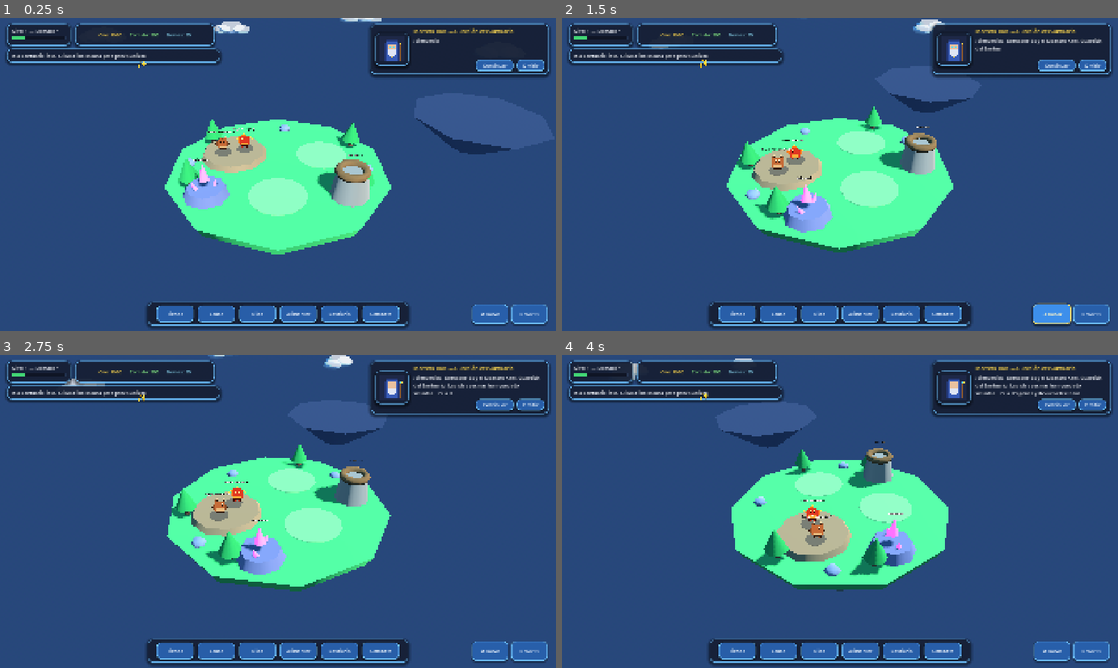
Above: before the commit, frames 1-4 (two rows, left to right).
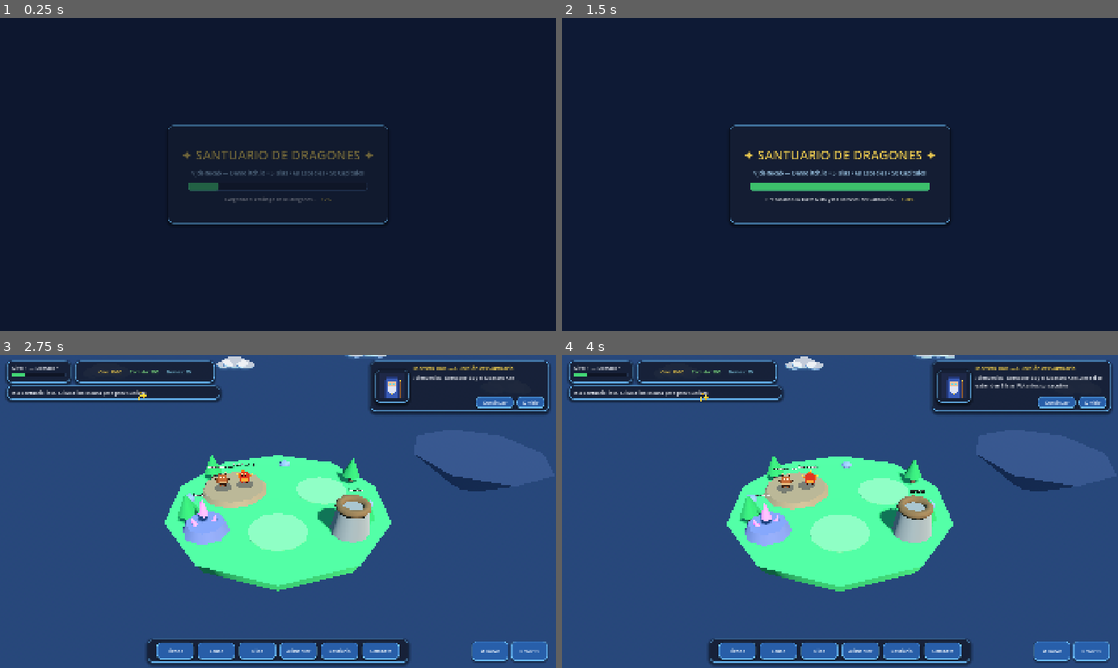
Above: after the commit, the same moments.

Repository: recab535/VJdeRecab
Game: Godot game, scene res://scenes/ui/loading_screen.tscn
The game is run twice, just before and just after one commit, with the same random seed, the same clock (stepped at 60 frames per second) and the same inputs. Before the commit the project starts from res://scenes/main.tscn.
Inputs (mouse positions are in pixels of both pictures, inside the frame that each line leads up to):
- Up to frame 1 (0.25 s): no input
- Up to frame 2 (1.5 s): tap Enter at 0.5 s; move the mouse to (962, 158) at 0.52 s; hold Right 0.53-1.25 s; tap Q at 0.6 s; click (962, 158) at 0.67 s; click (1051, 315) at 1.25 s, where only the run before the commit has a clickable "↺ Rotar"
- Up to frame 3 (2.75 s): drag from (166, 527) to (250, 574) at 2.02 s
- Up to frame 4 (4 s): move the mouse to (895, 442) at 2.77 s; hold Right 2.78-3.5 s; tap Q at 2.85 s; click (895, 442) at 2.92 s; drag from (812, 574) to (673, 464) at 3.52 s

The runs differ from the first frame. In frame 1, 91% of the frame differs, in the area x 0-100%, y 0-100%; in frame 2, 91%; in frame 3, 11%; in frame 4, 12%.

Commit message:
feat(Fase 2): pantalla de carga animada y tutorial de Maestro Kael actualizado

Diff:
--- a/project.godot
+++ b/project.godot
@@ -15,7 +15,7 @@
 [application]
 
 config/name="VJdeRecab"
-run/main_scene="res://scenes/main.tscn"
+run/main_scene="res://scenes/ui/loading_screen.tscn"
 config/features=PackedStringArray("4.7", "Forward Plus")
 
 [autoload]
--- /dev/null
+++ b/scenes/ui/loading_screen.tscn
@@ -0,0 +1,90 @@
+[gd_scene load_steps=3 format=3]
+
+[ext_resource type="Script" path="res://scripts/ui/loading_screen.gd" id="1_load"]
+[ext_resource type="Theme" path="res://assets/ui/game_theme.tres" id="2_theme"]
+
+[node name="LoadingScreen" type="Control"]
+layout_mode = 3
+anchors_preset = 15
+anchor_right = 1.0
+anchor_bottom = 1.0
+grow_horizontal = 2
+grow_vertical = 2
+theme = ExtResource("2_theme")
+script = ExtResource("1_load")
+
+[node name="BgColor" type="ColorRect" parent="."]
+layout_mode = 1
+anchors_preset = 15
+anchor_right = 1.0
+anchor_bottom = 1.0
+grow_horizontal = 2
+grow_vertical = 2
+color = Color(0.06, 0.11, 0.22, 1)
+
+[node name="CenterBox" type="CenterContainer" parent="."]
+layout_mode = 1
+anchors_preset = 15
+anchor_right = 1.0
+anchor_bottom = 1.0
+grow_horizontal = 2
+grow_vertical = 2
+
+[node name="PanelLogo" type="PanelContainer" parent="CenterBox"]
+custom_minimum_size = Vector2(760, 340)
+layout_mode = 2
+
+[node name="LogoBox" type="VBoxContainer" parent="CenterBox/PanelLogo"]
+unique_name_in_owner = true
+layout_mode = 2
+theme_override_constants/separation = 18
+alignment = 1
+
+[node name="LblEmblema" type="Label" parent="CenterBox/PanelLogo/LogoBox"]
+layout_mode = 2
+theme_override_colors/font_color = Color(1, 0.86, 0.34, 1)
+theme_override_font_sizes/font_size = 44
+text = "✦ SANTUARIO DE DRAGONES ✦"
+horizontal_alignment = 1
+
+[node name="LblSubtitulo" type="Label" parent="CenterBox/PanelLogo/LogoBox"]
+layout_mode = 2
+theme_override_colors/font_color = Color(0.68, 0.86, 1, 1)
+theme_override_font_sizes/font_size = 20
+text = "VJdeRecab — Demo itch.io • 5 Islas • 68 Especies • 50 Capítulos"
+horizontal_alignment = 1
+
+[node name="PbCarga" type="ProgressBar" parent="CenterBox/PanelLogo/LogoBox"]
+unique_name_in_owner = true
+custom_minimum_size = Vector2(620, 28)
+layout_mode = 2
+size_flags_horizontal = 4
+max_value = 100.0
+show_percentage = false
+
+[node name="HBoxInfo" type="HBoxContainer" parent="CenterBox/PanelLogo/LogoBox"]
+layout_mode = 2
+theme_override_constants/separation = 16
+alignment = 1
+
+[node name="LblTip" type="Label" parent="CenterBox/PanelLogo/LogoBox/HBoxInfo"]
+unique_name_in_owner = true
+layout_mode = 2
+text = "Cargando el catálogo de 68 dragones..."
+
+[node name="LblPorcentaje" type="Label" parent="CenterBox/PanelLogo/LogoBox/HBoxInfo"]
+unique_name_in_owner = true
+layout_mode = 2
+theme_override_colors/font_color = Color(1, 0.88, 0.36, 1)
+text = "0%"
+
+[node name="FadeOverlay" type="ColorRect" parent="."]
+unique_name_in_owner = true
+layout_mode = 1
+anchors_preset = 15
+anchor_right = 1.0
+anchor_bottom = 1.0
+grow_horizontal = 2
+grow_vertical = 2
+mouse_filter = 2
+color = Color(0.03, 0.05, 0.1, 0)
--- /dev/null
+++ b/scripts/ui/loading_screen.gd
@@ -0,0 +1,60 @@
+extends Control
+
+## Pantalla de carga inicial con barra de progreso animada y transición suave a scenes/main.tscn.
+
+const MAIN_SCENE_PATH: String = "res://scenes/main.tscn"
+const TIPS: Array[String] = [
+	"Cargando el catálogo de 68 dragones...",
+	"Alineando las 5 Islas Flotantes en el horizonte...",
+	"Encendiendo los cristales del Adoratorio de Cría...",
+	"Preparando la Torre Nido y las Parcelas del Santuario..."
+]
+
+@onready var pb_carga: ProgressBar = %PbCarga
+@onready var lbl_tip: Label = %LblTip
+@onready var lbl_porcentaje: Label = %LblPorcentaje
+@onready var fade_overlay: ColorRect = %FadeOverlay
+@onready var logo_box: VBoxContainer = %LogoBox
+
+var _progress: float = 0.0
+var _transitioning: bool = false
+
+
+func _ready() -> void:
+	if pb_carga:
+		pb_carga.value = 0.0
+	if fade_overlay:
+		fade_overlay.color = Color(0.03, 0.05, 0.1, 1.0)
+		var tw_in: Tween = create_tween()
+		tw_in.tween_property(fade_overlay, "color:a", 0.0, 0.35)
+	if logo_box:
+		logo_box.modulate.a = 0.0
+		var tw_logo: Tween = create_tween()
+		tw_logo.tween_property(logo_box, "modulate:a", 1.0, 0.45)
+
+
+func _process(delta: float) -> void:
+	if _transitioning:
+		return
+
+	_progress = minf(100.0, _progress + delta * 68.0)
+	if pb_carga:
+		pb_carga.value = _progress
+	if lbl_porcentaje:
+		lbl_porcentaje.text = "%d%%" % int(round(_progress))
+
+	var tip_idx: int = clampi(int(_progress / 26.0), 0, TIPS.size() - 1)
+	if lbl_tip:
+		lbl_tip.text = TIPS[tip_idx]
+
+	if _progress >= 100.0:
+		_transitioning = true
+		_go_to_main()
+
+
+func _go_to_main() -> void:
+	if fade_overlay:
+		var tw: Tween = create_tween()
+		tw.tween_property(fade_overlay, "color:a", 1.0, 0.3)
+		await tw.finished
+	get_tree().change_scene_to_file(MAIN_SCENE_PATH)
--- a/scripts/ui/tutorial_dialog.gd
+++ b/scripts/ui/tutorial_dialog.gd
@@ -16,35 +16,41 @@
 const STEPS: Array[Dictionary] = [
 	{
 		"mode": "button",
-		"text": "¡Bienvenido, Domador! Soy el Maestro Kael, Guardián del Santuario. Las islas vecinas han quedado selladas... Cría dragones y devuélveles la luz.",
+		"text": "¡Bienvenido, Domador! Soy el Maestro Kael. Ante ti se extienden 5 Islas Flotantes consecutivas, cada una con 4 parcelas ampliables y obstáculos que podrás despejar con Oro o Gemas.",
 		"arrow_pos": Vector2(460, 120),
 		"arrow_text": "✨"
 	},
 	{
+		"mode": "button",
+		"text": "Tu isla ya cuenta con un Hábitat inicial, el Adoratorio de Cría, la Torre Nido y estructuras especiales. Sube tu Nivel ganando EXP para desbloquear parcelas, islas y capítulos.",
+		"arrow_pos": Vector2(220, 96),
+		"arrow_text": "⬆"
+	},
+	{
 		"mode": "action",
 		"action": "oro_o_alimentar",
-		"text": "Paso 1/4: Clica tu Hábitat de Tierra para recoger oro o usa el botón Alimentar para subir de nivel a un dragón.",
+		"text": "Paso 1/4: Clica tu Hábitat de Tierra para recoger oro o usa Alimentar para fortalecer a tu Dragón Terracota.",
 		"arrow_pos": Vector2(930, 910),
 		"arrow_text": "⬇"
 	},
 	{
 		"mode": "action",
 		"action": "cruce",
-		"text": "Paso 2/4: ¡Bien hecho! Ahora clica el Adoratorio de cristales en la isla (o el botón Cruce) para cruzar a Terracota y Ascua.",
+		"text": "Paso 2/4: ¡Bien hecho! Clica el Adoratorio de cristales (o el botón Cruce) para cruzar a Terracota y Ascua.",
 		"arrow_pos": Vector2(650, 910),
 		"arrow_text": "⬇"
 	},
 	{
 		"mode": "action",
 		"action": "eclosion",
-		"text": "Paso 3/4: ¡Hay un huevo incubando! Clica la Torre Nido en la isla (o el botón Nido) y eclosiónalo.",
+		"text": "Paso 3/4: Un nuevo huevo descansa en la Torre Nido. ¡Clícala (o pulsa Nido) para incubarlo y eclosionarlo!",
 		"arrow_pos": Vector2(790, 910),
 		"arrow_text": "⬇"
 	},
 	{
 		"mode": "action",
 		"action": "combate",
-		"text": "Paso 4/4: ¡Tu equipo está listo! Pulsa Combate para enfrentar tu primera batalla 1v1 en el Sendero Terracota.",
+		"text": "Paso 4/4: ¡Listo para la historia! Pulsa Combate o el Portal de Historia para entrar al carrusel de 50 capítulos.",
 		"arrow_pos": Vector2(1210, 910),
 		"arrow_text": "⬇"
 	}
